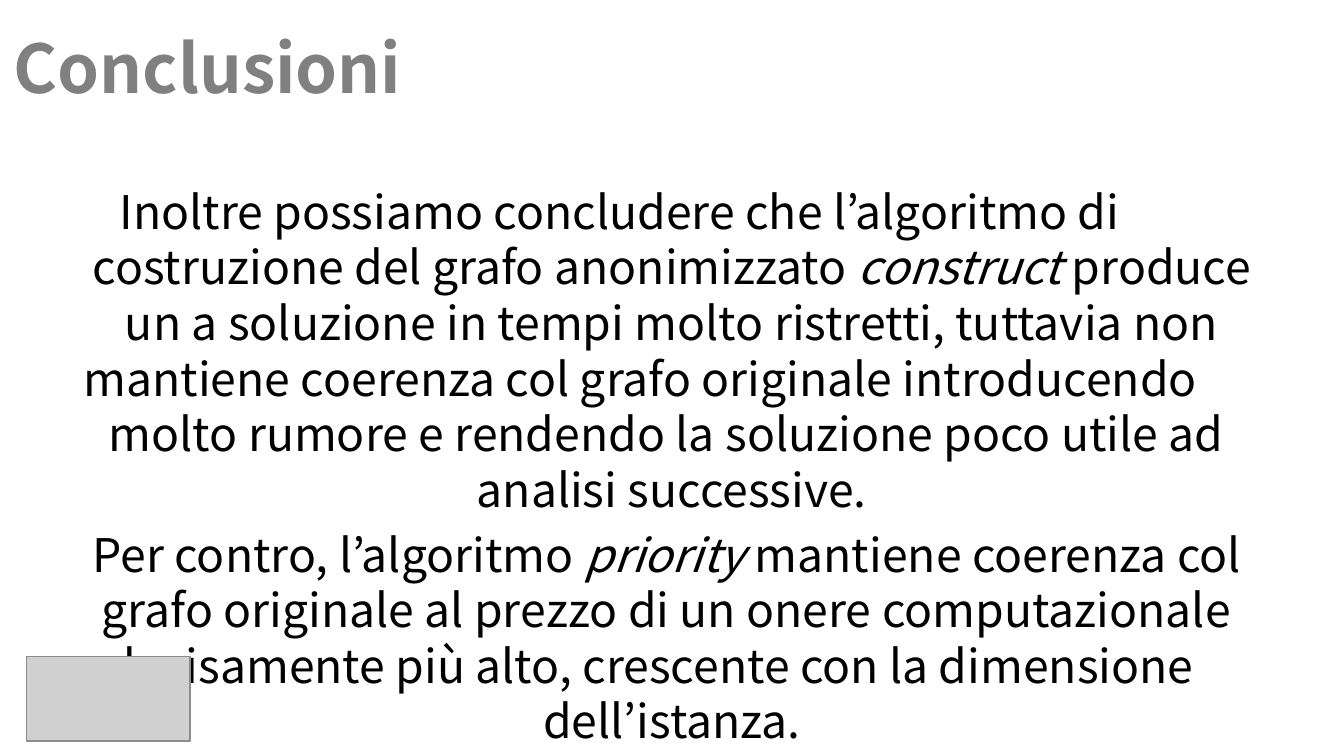
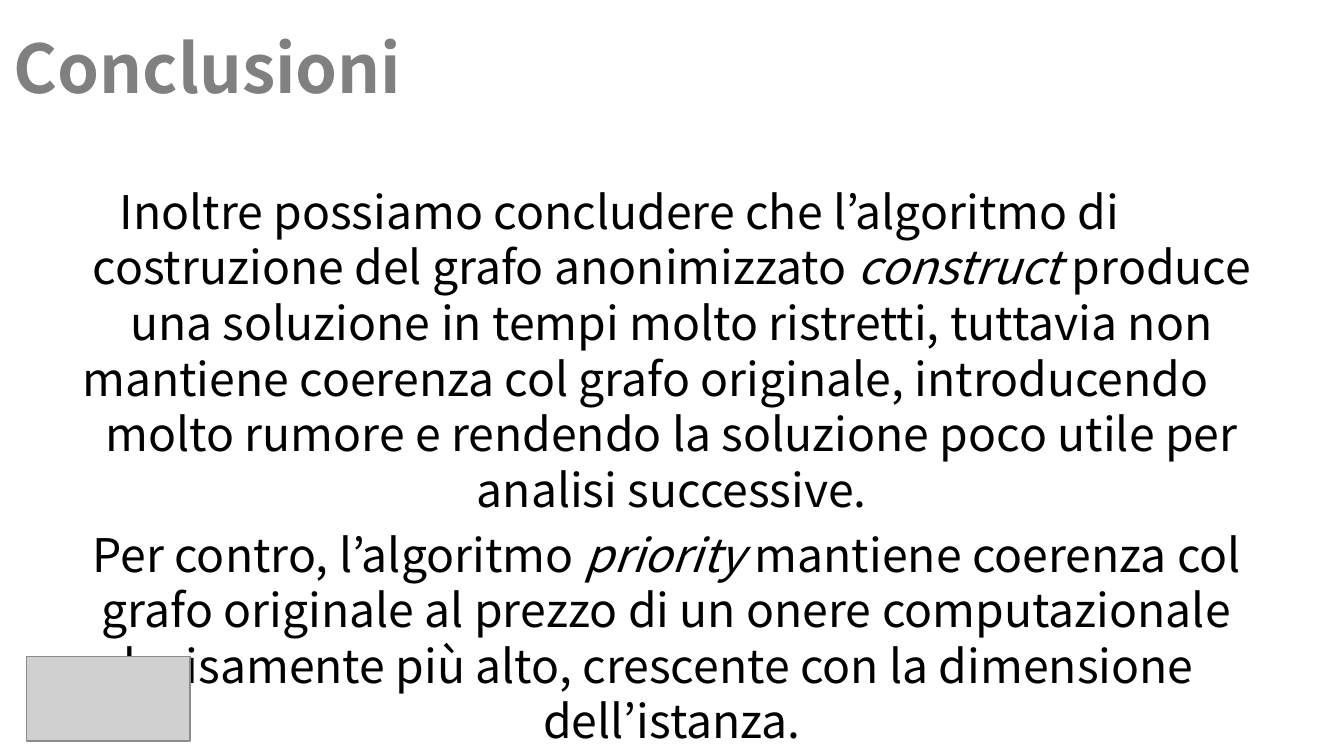
Before and after one commit to Navypowder/DP-P-project, a slide deck: slide 21 of Presentation/Towards_Identity_Anonymization_on_graph(K-degree anonymization).pptx. Drawn at 1344x756 pixels with LibreOffice and Linux fonts; fonts in the diff are those of the drawing; grey boxes stand for pictures; background and template pictures are left out. Boxes give left, top, right and bottom in pixels: in the first picture for what was removed or moved away, otherwise in the second. Text is boxed around its words. In the diff, an @@ line names an element or a change of style, - is before the commit and + after.

```diff
--- a/Presentation/Towards_Identity_Anonymization_on_graph(K-degree anonymization).pptx
+++ b/Presentation/Towards_Identity_Anonymization_on_graph(K-degree anonymization).pptx
@@ text at box(82, 192, 1251, 508): text changed @@
-Inoltre possiamo concludere che l’algoritmo di costruzione del grafo anonimizzato construct produce un a soluzione in tempi molto ristretti, tuttavia non mantiene coerenza col grafo originale introducendo molto rumore e rendendo la soluzione poco utile ad analisi successive.
+Inoltre possiamo concludere che l’algoritmo di costruzione del grafo anonimizzato construct produce una soluzione in tempi molto ristretti, tuttavia non mantiene coerenza col grafo originale, introducendo molto rumore e rendendo la soluzione poco utile per analisi successive.
```
Also in this commit, not shown: 3 other slides changed.
